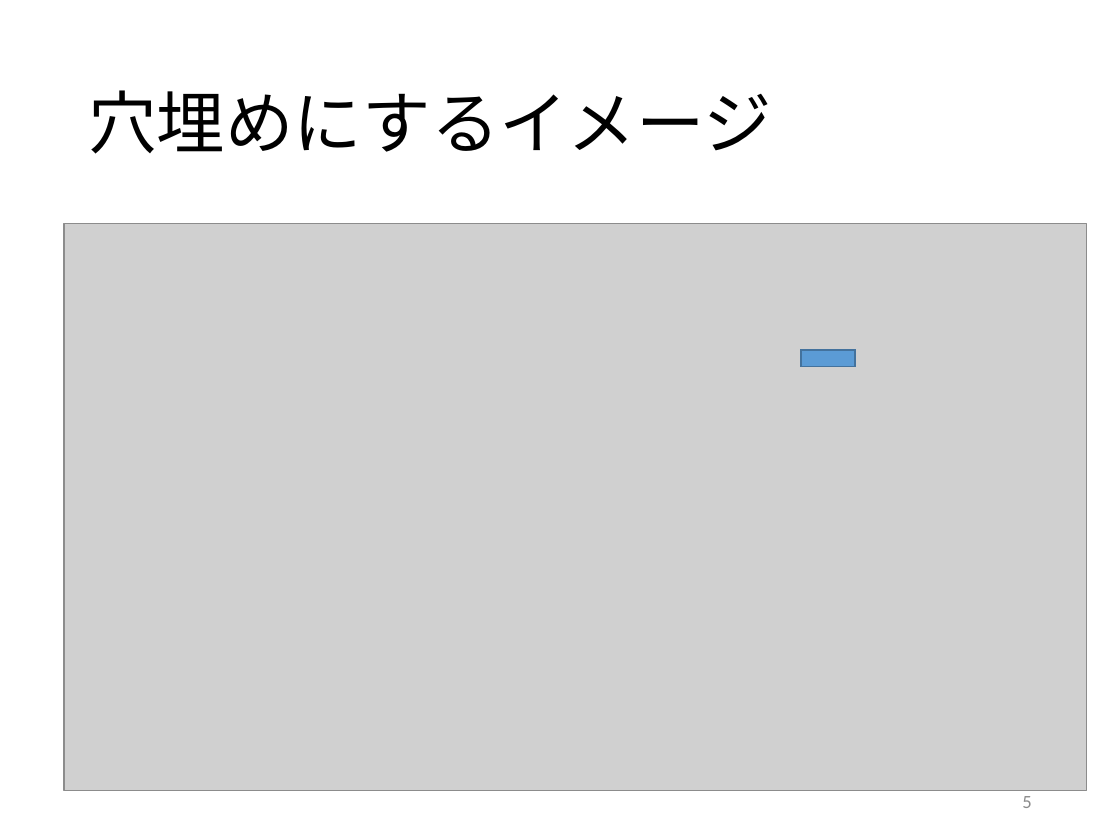
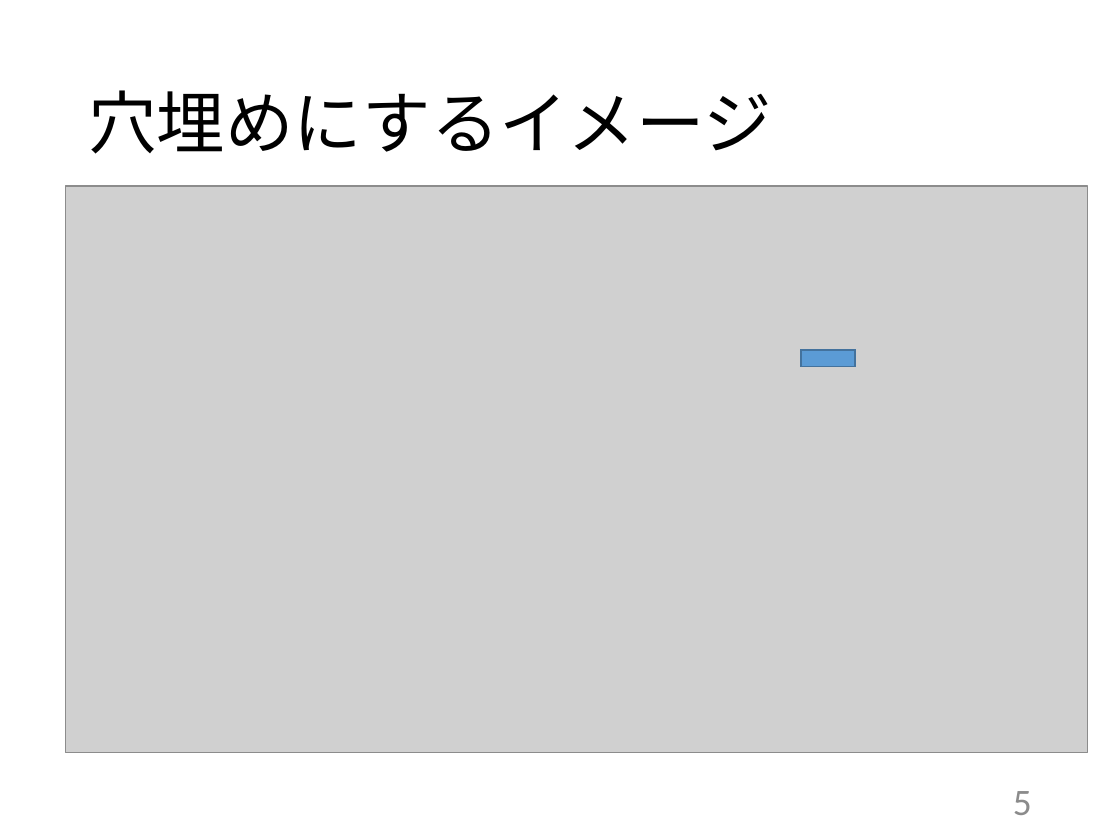
Before and after one commit to kait-takanolab/1821121-shimaoka-thesis, a slide deck: slide 5 of 1821121_shimaoka_sotsuken_528.pptx. Drawn at 1120x840 pixels with LibreOffice and Linux fonts; fonts in the diff are those of the drawing; grey boxes stand for pictures. Boxes give left, top, right and bottom in pixels: in the first picture for what was removed or moved away, otherwise in the second. Text is boxed around its words. In the diff, an @@ line names an element or a change of style, - is before the commit and + after.

```diff
--- a/1821121_shimaoka_sotsuken_528.pptx
+++ b/1821121_shimaoka_sotsuken_528.pptx
@@ picture: place and size @@
-picture at <box>64,224,1086,791</box>
+picture at <box>65,186,1088,753</box>
@@ page number at <box>1013,791,1032,815</box>: size 12 to 24 pt @@
```
